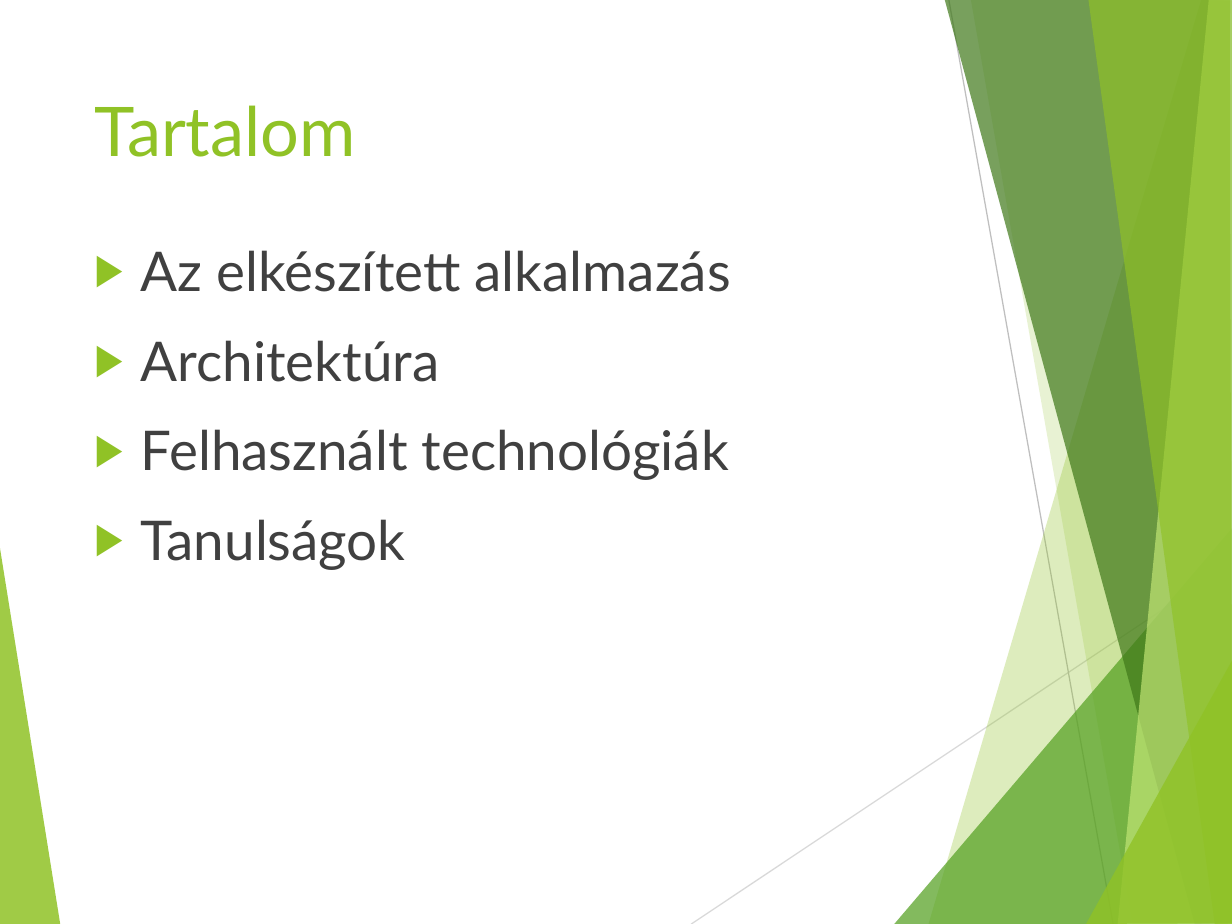
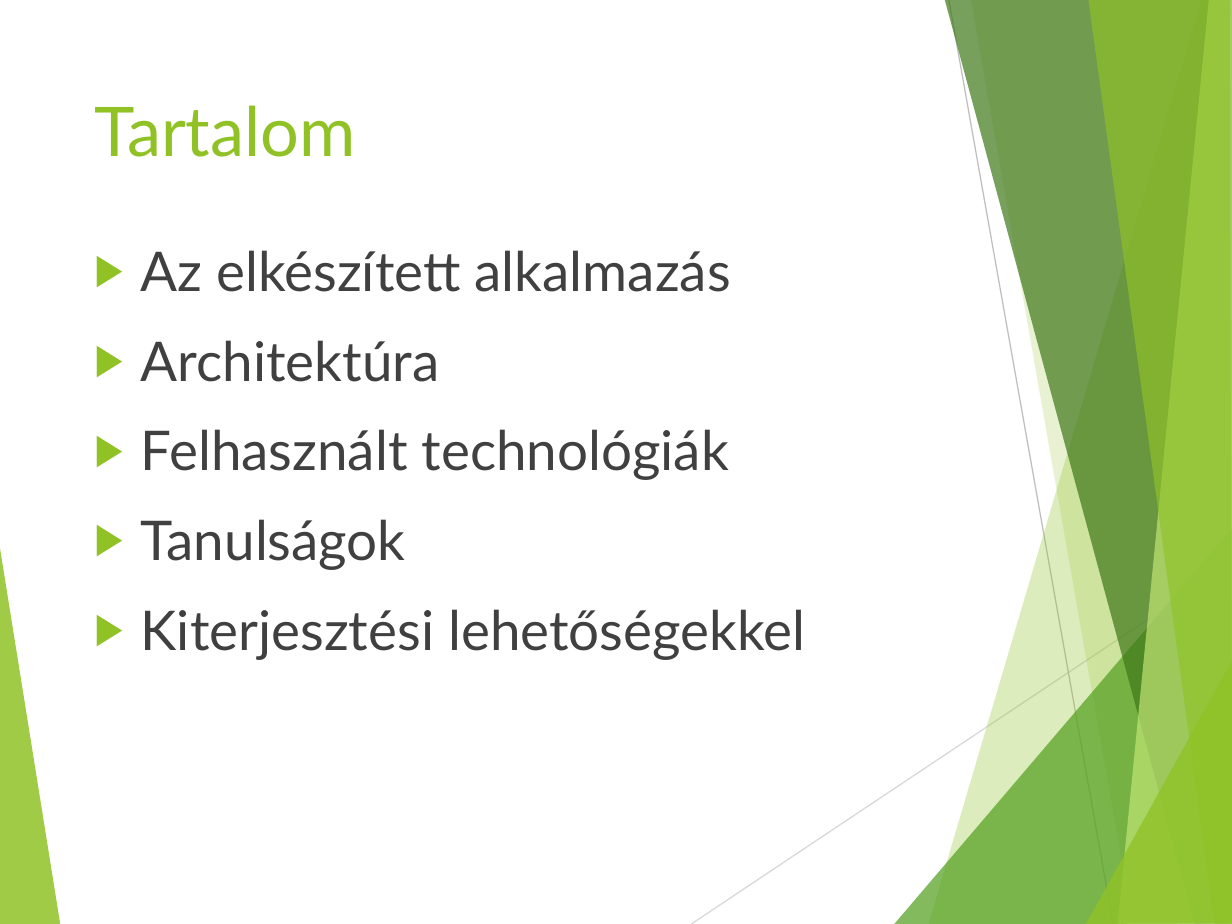
Before and after one commit to grbeni/software-architectures, a slide deck: slide 2 of soft-arch_GB_VK.pptx. Drawn at 1232x924 pixels with LibreOffice and Linux fonts; fonts in the diff are those of the drawing. Boxes give left, top, right and bottom in pixels: in the first picture for what was removed or moved away, otherwise in the second. Text is boxed around its words. In the diff, an @@ line names an element or a change of style, - is before the commit and + after.

```diff
--- a/soft-arch_GB_VK.pptx
+++ b/soft-arch_GB_VK.pptx
@@ text at [141,609,805,660]: paragraph added @@
+▶ Kiterjesztési lehetőségekkel
```
Also in this commit, not shown: 3 other slides changed, 1 slide added.
